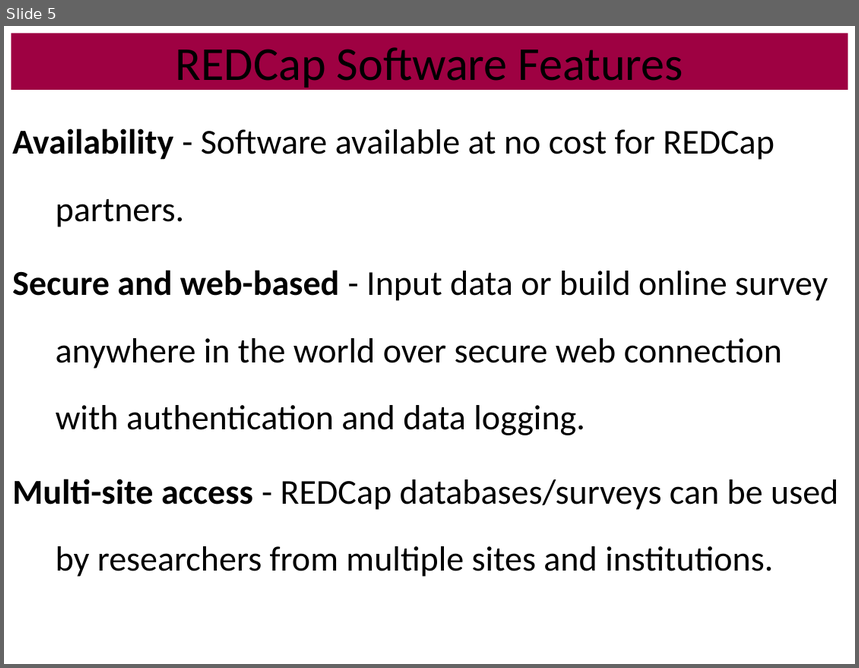
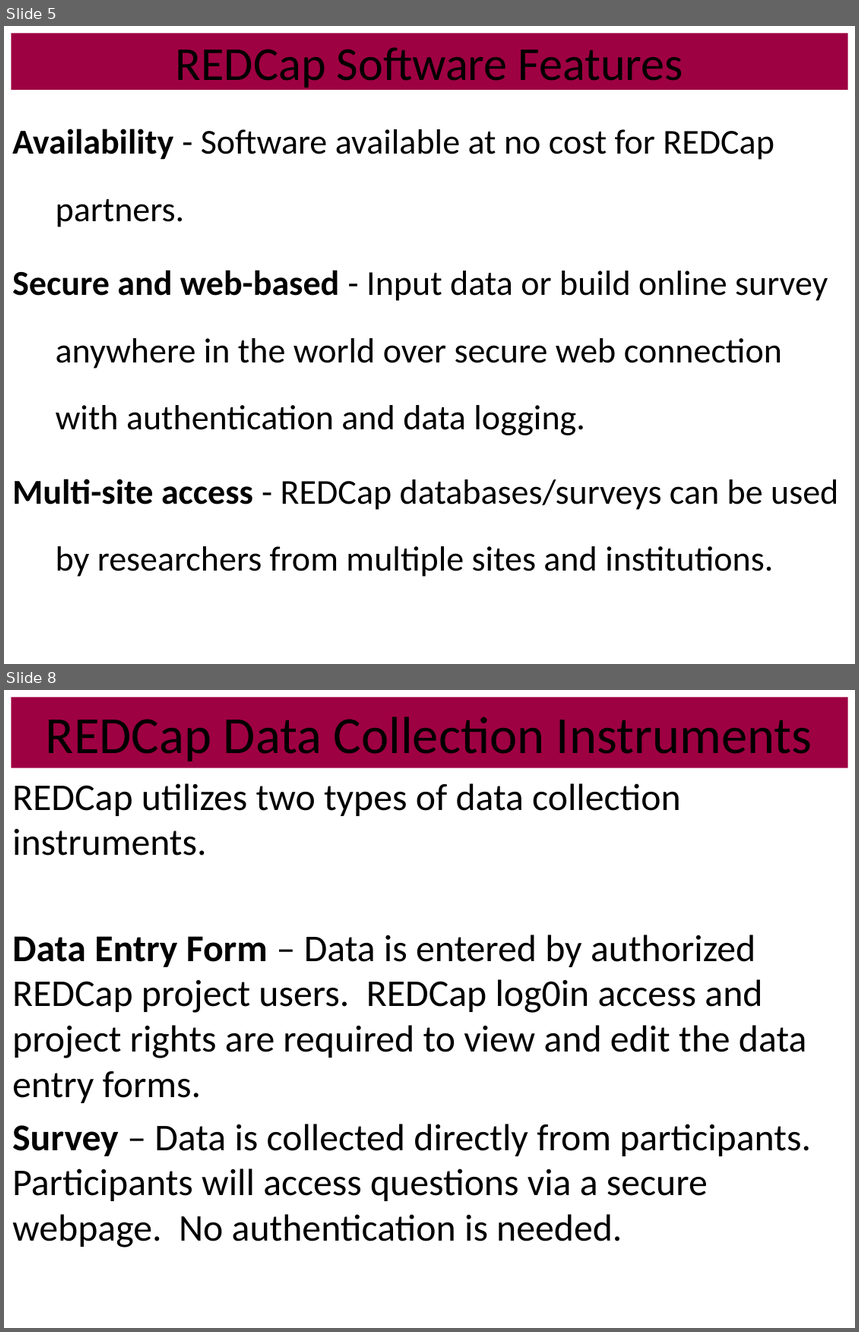
Before and after one commit to OuhscBbmc/RedcapExamplesAndPatterns, a slide deck: Publications/Presentation2013-11-R21HIV-RFBS Project design/REDCap-ThomasAndDavid.pptx. Shown one above the other, each under a label of ours: slide 5 before the commit, slides 5 and 8 after it; the slides between them are not shown. The pictures are 859x668 and 859x1332 pixels, drawn with LibreOffice and Linux fonts; fonts in the diff are those of the drawing. Boxes give left, top, right and bottom in pixels: in the first picture for what was removed or moved away, otherwise in the second. Text is boxed around its words. In the diff, an @@ line names an element or a change of style, - is before the commit and + after.

```diff
--- a/Publications/Presentation2013-11-R21HIV-RFBS Project design/REDCap-ThomasAndDavid.pptx
+++ b/Publications/Presentation2013-11-R21HIV-RFBS Project design/REDCap-ThomasAndDavid.pptx
@@ slide 8 added at (4, 690, 855, 1328), background #FFFFFF @@
@@ title added at (11, 697, 848, 768), fill #9E0142, 44.1 pt, text #000000 @@
+REDCap Data Collection Instruments
@@ text added at (12, 783, 811, 1248), 32 pt, text #000000 @@
+REDCap utilizes two types of data collection instruments.
+Data Entry Form – Data is entered by authorized REDCap project users. REDCap log0in access and project rights are required to view and edit the data entry forms.
+Survey – Data is collected directly from participants. Participants will access questions via a secure webpage. No authentication is needed.
```
Also in this commit, not shown: 3 slides changed, 2 other slides added.
